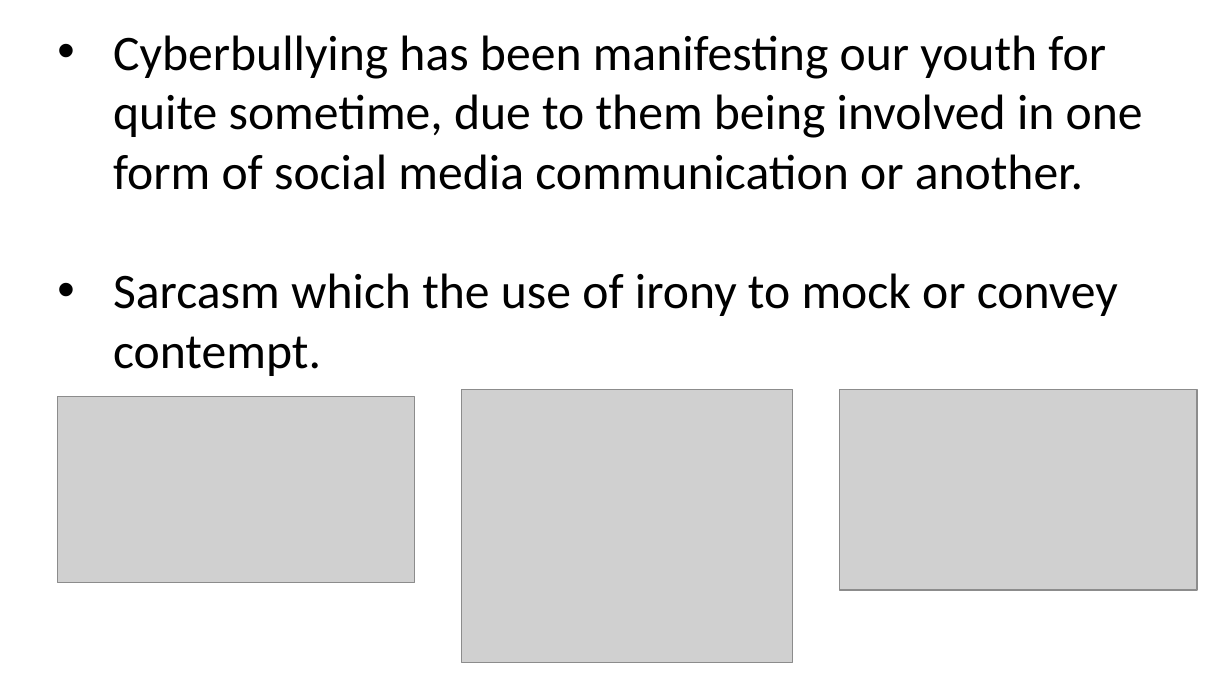
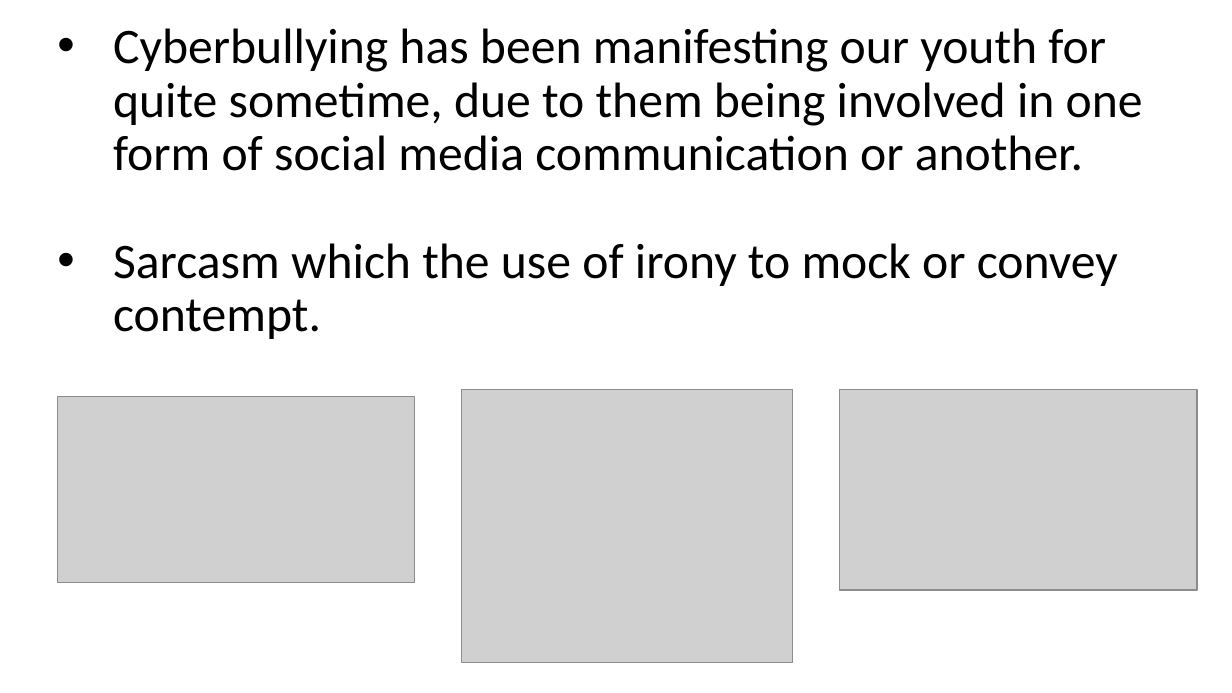
Before and after one commit to DevJohnIbrahim/SSM-GP, a slide deck: slide 4 of Graduation Proposal/Cyberbullypresentation_Final.pptx. Drawn at 1232x693 pixels with LibreOffice and Linux fonts; fonts in the diff are those of the drawing; grey boxes stand for pictures. Boxes give left, top, right and bottom in pixels: in the first picture for what was removed or moved away, otherwise in the second. Text is boxed around its words. In the diff, an @@ line names an element or a change of style, - is before the commit and + after.

```diff
--- a/Graduation Proposal/Cyberbullypresentation_Final.pptx
+++ b/Graduation Proposal/Cyberbullypresentation_Final.pptx
@@ text "Cyberbullying has been manifesting our ..." at box(113, 28, 1143, 339): line spacing 1 to 0.9 @@
```
Also in this commit, not shown: 2 other slides changed.
